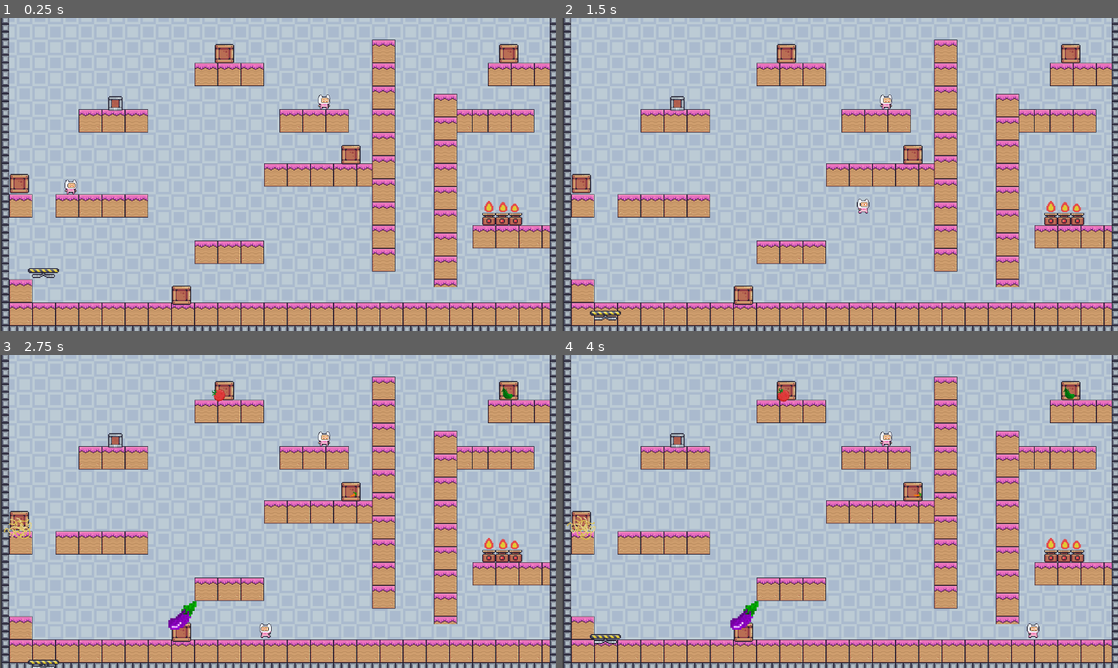
Above: before the commit, frames 1-4 (two rows, left to right).
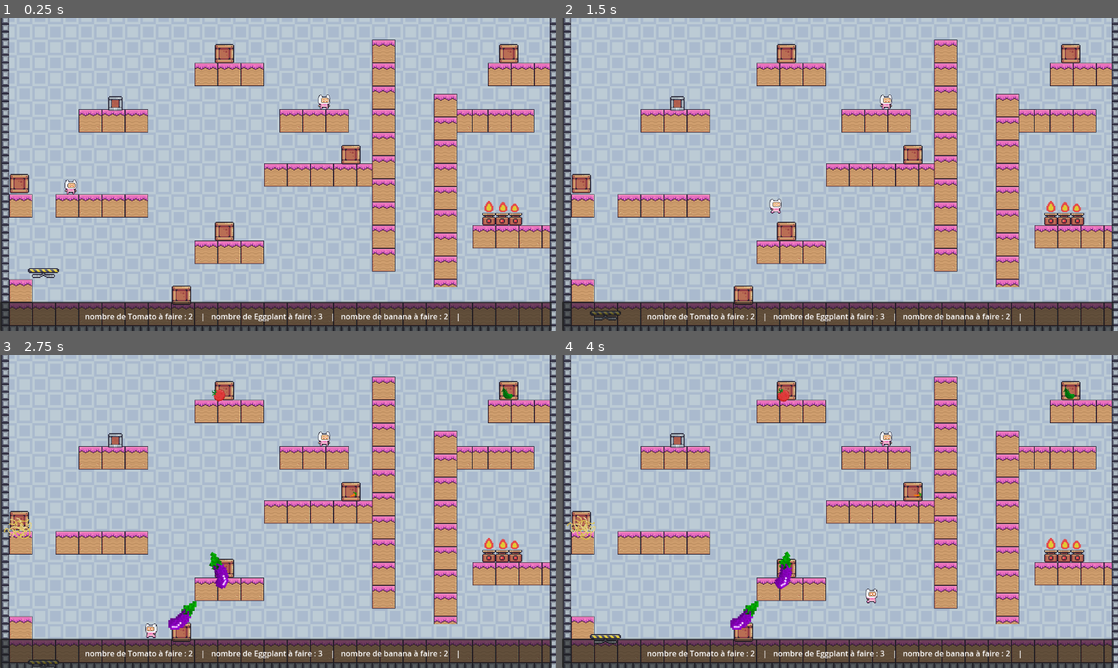
Above: after the commit, the same moments.

Repository: queer-frogs/undercooked
Game: Godot game, scene res://node.tscn
Same seed, same stepped clock (60 frames per second), same inputs: the game is played once before the commit and once after it.
Inputs:
- Up to frame 1 (0.25 s): no input
- Up to frame 2 (1.5 s): hold Right (move_right_1) from 0.53 s (still down); tap U (use) at 0.6 s; tap Shift (jump_1) at 0.77 s; tap Alt (dash_1) at 1.35 s
- Up to frame 3 (2.75 s): tap Shift (jump_1) at 1.52 s; tap U (use) at 1.55, 2.3 s; release Right (move_right_1) at 2.03 s; hold Left (move_left_1) from 2.03 s (still down); tap Q (dash_2) at 2.1 s
- Up to frame 4 (4 s): release Left (move_left_1) at 2.78 s; hold Right (move_right_1) from 2.78 s (still down); tap E (interact) at 2.85 s; tap Shift (jump_1) at 3.02, 3.77 s; tap U (use) at 3.05, 3.6 s

The runs differ from the first frame. In frame 1, 9.1% of the frame differs, in the area x 0-100%, y 65-100%; in frame 2, 9.2%; in frame 3, 9.3%, in the area x 0-100%, y 62-100%; in frame 4, 9.3%.

Commit message:
wouhouuuuuuuuuuuu

Diff:
--- a/Game_manager.gd
+++ b/Game_manager.gd
@@ -1,12 +1,18 @@
 extends Node
 
 var repas_faits = 0
-var dishes_to_make = { "Tomato" : 2 , "eggplant" : 3, "banana" :2}
+var dishes_to_make = { "Tomato" : 2 , "Eggplant" : 3, "banana" :2}
+@onready var label = $"../conveyer_belt/UI/Panel/Label"
+var text=""
 
 func add_repas(name):
 	print(name)
 	if name in dishes_to_make and dishes_to_make[name] > 0 :
 		dishes_to_make[name] -= 1
+		var text=""
+		for plate in dishes_to_make:
+			text+= str("nombre de " , plate , " à faire : " , dishes_to_make[plate], "    |   ")
+		label.text=text
 		print("nombre de " , name , " à faire : " , dishes_to_make[name])
 		repas_faits +=1
 		print("repas faits : " , repas_faits)
@@ -14,7 +20,9 @@
 
 # Called when the node enters the scene tree for the first time.
 func _ready():
-	pass # Replace with function body.
+	for plate in dishes_to_make:
+		text+= str("nombre de " , plate , " à faire : " , dishes_to_make[plate], "    |   ")
+		label.text=text
 
 
 # Called every frame. 'delta' is the elapsed time since the previous frame.
--- a/node.tscn
+++ b/node.tscn
@@ -559,7 +559,7 @@
 
 [node name="Box of Eggplants" parent="." instance=ExtResource("6_hyvq5")]
 texture_filter = 1
-position = Vector2(1649, 443)
+position = Vector2(465, 452)
 ingredient_type = "Eggplant"
 
 [node name="Boxes" type="Node" parent="."]
@@ -569,3 +569,24 @@
 
 [node name="conveyer_belt" parent="." instance=ExtResource("11_28vo7")]
 position = Vector2(245, 179)
+
+[node name="UI" type="CanvasLayer" parent="conveyer_belt"]
+
+[node name="Panel" type="Panel" parent="conveyer_belt/UI"]
+anchors_preset = 2
+anchor_top = 1.0
+anchor_bottom = 1.0
+offset_top = -61.0
+offset_right = 1143.0
+grow_vertical = 0
+
+[node name="Label" type="Label" parent="conveyer_belt/UI/Panel"]
+layout_mode = 1
+anchors_preset = 15
+anchor_right = 1.0
+anchor_bottom = 1.0
+grow_horizontal = 2
+grow_vertical = 2
+text = "woooooohoo"
+horizontal_alignment = 1
+vertical_alignment = 1
